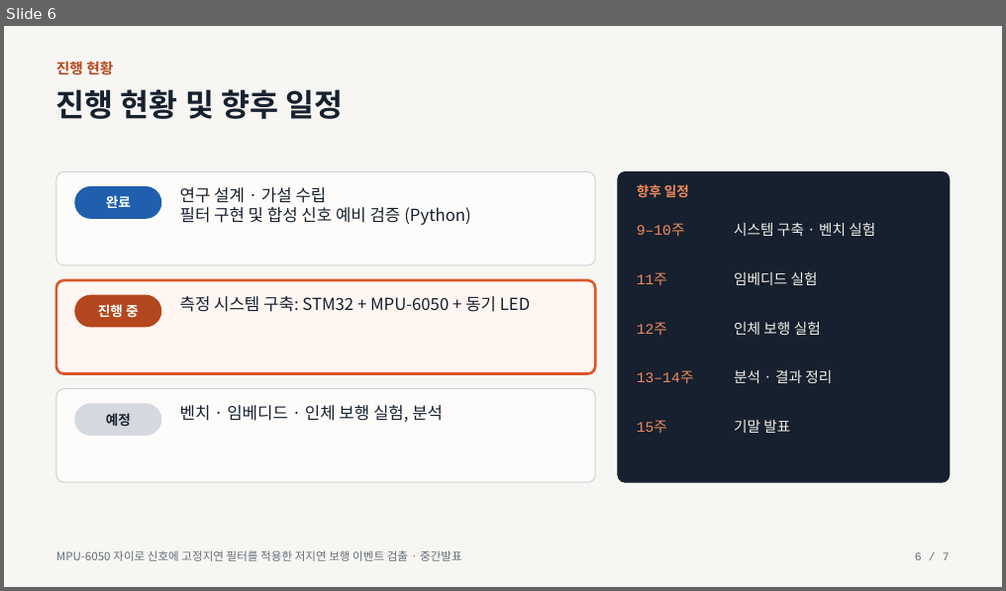
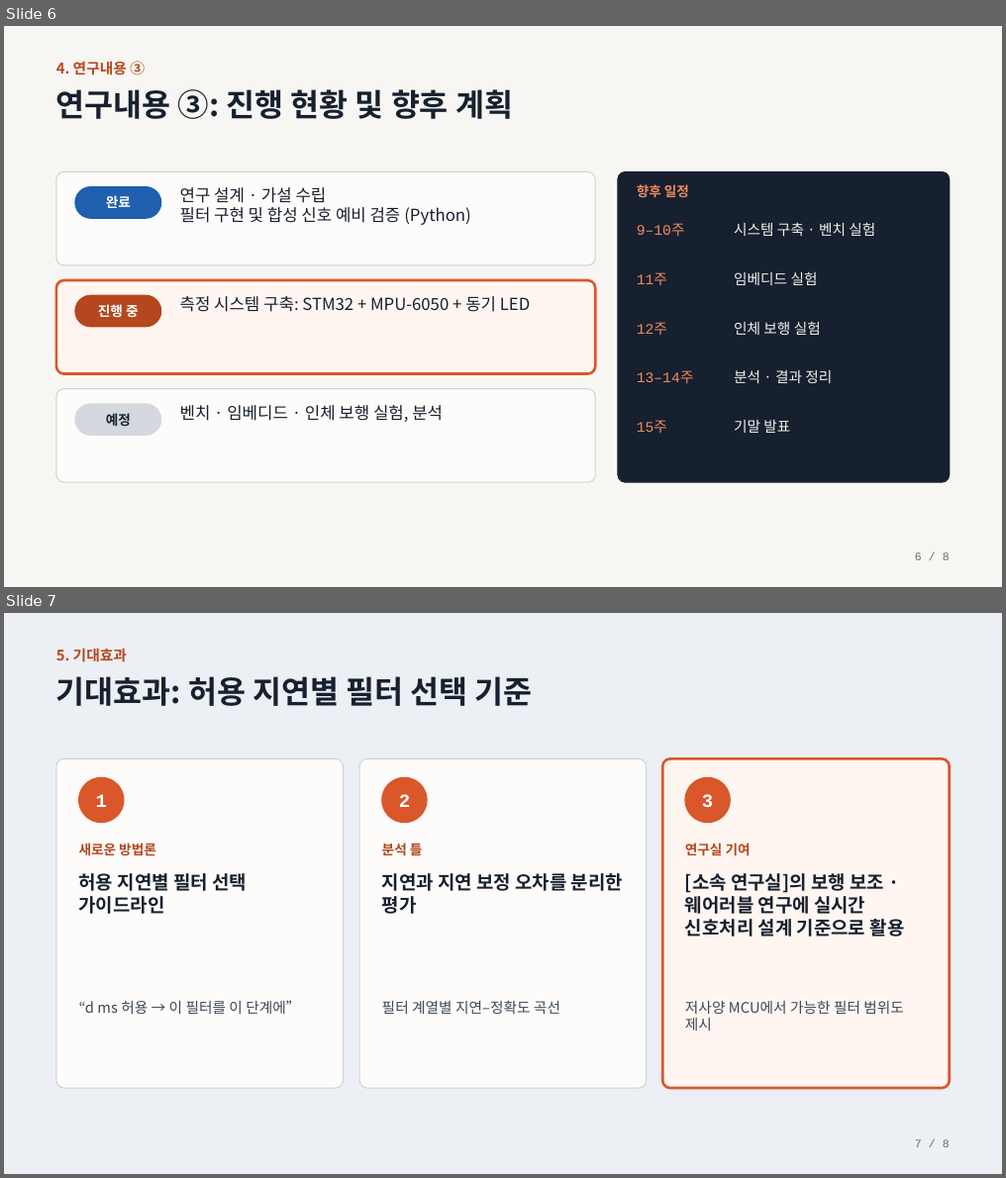
Before and after one commit to everyss/26-2_Sensors_Actuators, a slide deck: slides/midterm_presentation.pptx. Shown one above the other, each under a label of ours: slide 6 before the commit, slides 6 and 7 after it. The pictures are 1006x591 and 1006x1178 pixels, drawn with LibreOffice and Linux fonts; fonts in the diff are those of the drawing. Boxes give left, top, right and bottom in pixels: in the first picture for what was removed or moved away, otherwise in the second. Text is boxed around its words. In the diff, an @@ line names an element or a change of style, - is before the commit and + after.

```diff
--- a/slides/midterm_presentation.pptx
+++ b/slides/midterm_presentation.pptx
@@ slide 7 added at bbox=[4, 613, 1002, 1174], background #ECEFF3 @@
@@ text added at bbox=[56, 648, 127, 663], 14 pt, text #B4471D, bold @@
+5. 기대효과
@@ text added at bbox=[56, 676, 532, 706], 30 pt, text #16202E, bold @@
+기대효과: 허용 지연별 필터 선택 기준
@@ rounded rectangle added at bbox=[56, 759, 344, 1088], fill #FDFCFA, outline #CDD3DA 1 pt @@
@@ rounded rectangle added at bbox=[359, 759, 647, 1088], fill #FDFCFA, outline #CDD3DA 1 pt @@
@@ rounded rectangle added at bbox=[662, 759, 949, 1088], fill #FFF6F1, outline #D9572B 2.5 pt @@
@@ ellipse added at bbox=[79, 777, 124, 823], fill #D9572B, outline #D9572B 1 pt @@
@@ ellipse added at bbox=[382, 777, 427, 823], fill #D9572B, outline #D9572B 1 pt @@
@@ ellipse added at bbox=[685, 777, 731, 823], fill #D9572B, outline #D9572B 1 pt @@
@@ text added at bbox=[96, 794, 107, 807], 18 pt, text #FFFFFF, bold @@
+1
@@ text added at bbox=[399, 794, 410, 807], 18 pt, text #FFFFFF, bold @@
+2
@@ text added at bbox=[702, 794, 713, 807], 18 pt, text #FFFFFF, bold @@
+3
@@ text added at bbox=[79, 843, 156, 857], 13 pt, text #B4471D, bold @@
+새로운 방법론
@@ text added at bbox=[382, 841, 423, 859], 13 pt, text #B4471D, bold @@
+분석 틀
@@ text added at bbox=[685, 843, 750, 857], 13 pt, text #B4471D, bold @@
+연구실 기여
@@ text added at bbox=[79, 873, 247, 914], 18 pt, text #16202E, bold @@
+허용 지연별 필터 선택 가이드라인
@@ text added at bbox=[382, 873, 623, 914], 18 pt, text #16202E, bold @@
+지연과 지연 보정 오차를 분리한 평가
@@ text added at bbox=[685, 873, 905, 937], 18 pt, text #16202E, bold @@
+[소속 연구실]의 보행 보조 · 웨어러블 연구에 실시간 신호처리 설계 기준으로 활용
@@ text added at bbox=[79, 1000, 300, 1014], 14 pt, text #3D4756 @@
+“d ms 허용 → 이 필터를 이 단계에”
@@ text added at bbox=[382, 1000, 560, 1014], 14 pt, text #3D4756 @@
+필터 계열별 지연–정확도 곡선
@@ text added at bbox=[685, 1001, 904, 1031], 14 pt, text #3D4756 @@
+저사양 MCU에서 가능한 필터 범위도 제시
@@ text added at bbox=[915, 1140, 949, 1148], 11 pt, text #646D7A @@
+7 / 8
@@ slide 6 changed as well @@
@@ text at bbox=[56, 61, 145, 76]: text changed @@
-진행 현황
+4. 연구내용 ③
@@ text at bbox=[56, 89, 513, 119]: text changed @@
-진행 현황 및 향후 일정
+연구내용 ③: 진행 현황 및 향후 계획
@@ text removed at bbox=[56, 551, 462, 562] @@
-MPU-6050 자이로 신호에 고정지연 필터를 적용한 저지연 보행 이벤트 검출 · 중간발표
@@ text at bbox=[915, 553, 949, 561]: text changed @@
-6 / 7
+6 / 8
```
Also in this commit, not shown: 6 other slides changed, 3 other files.
